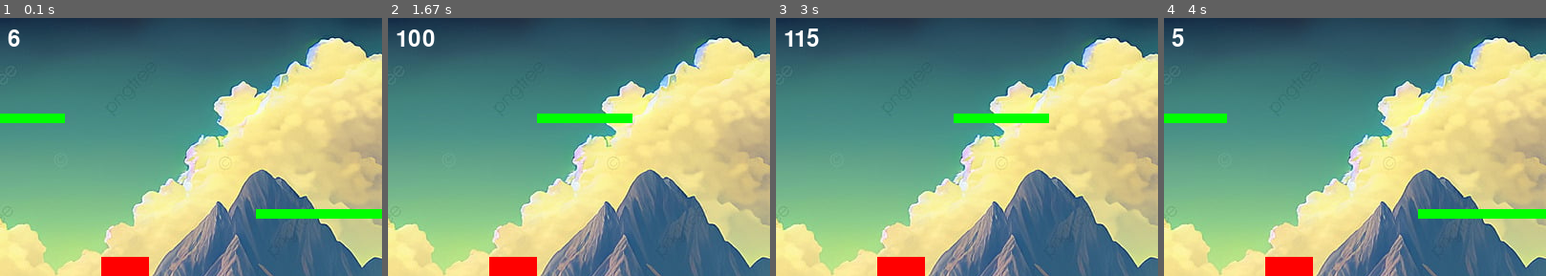
Above: before the commit, frames 1-4 (left to right).
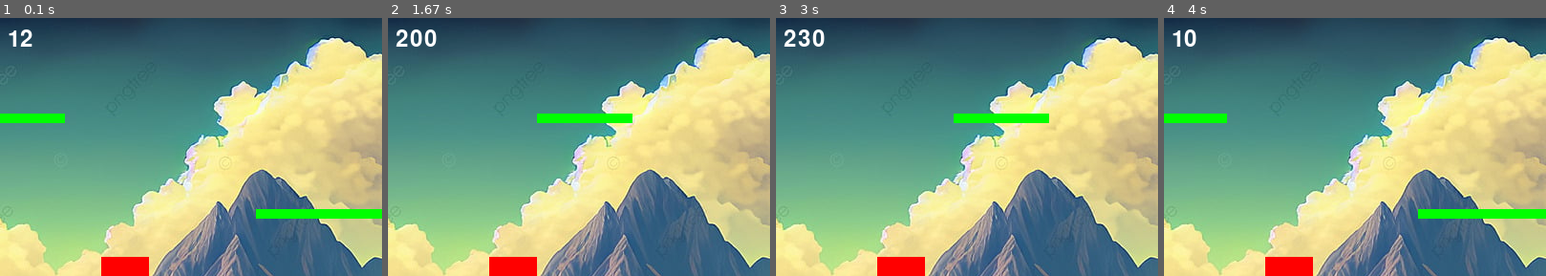
Above: after the commit, the same moments.

Repository: MontenegroDiogo/jogo-logica-pygame
Game: pygame game, started from main.py
The game is run twice, just before and just after one commit, with the same random seed, the same clock (stepped at 60 frames per second) and the same inputs.
Inputs:
- Up to frame 1 (0.1 s): no input
- Up to frame 2 (1.67 s): hold Right 0.33-0.8 s; hold Right 0.83-1.3 s; tap Space at 0.9, 1.2, 1.4 s; hold Left from 1.33 s (still down)
- Up to frame 3 (3 s): tap Space at 1.7, 1.97, 2.27 s; release Left at 1.87 s; hold Left 1.9-2.3 s
- Up to frame 4 (4 s): no input
The pictures show only the part of the screen within x 18-68%, y 0-50%; the shares and areas given below are measured in that part.

The runs differ from the first frame. In frame 1, 0.3% of the frame differs, in the area x 2-9%, y 4-12%; in frame 2, 0.4%; in frame 3, 0.5%, in the area x 2-13%, y 4-12%; in frame 4, 0.3%.

Commit message:
versão teste 4.0

Diff:
--- a/main.py
+++ b/main.py
@@ -210,7 +210,7 @@
             # Reiniciar o jogo
             return main()
 
-        pontuacao += 1
+        pontuacao += 2
         tela.blit(fundo, (0, 0))  # Desenha o fundo na tela
         todos_sprites.draw(tela)
         desenhar_texto(tela, f"Pontuação: {pontuacao}", fonte, COR_TEXTO, 10, 10)
Not shown, added: README.md
